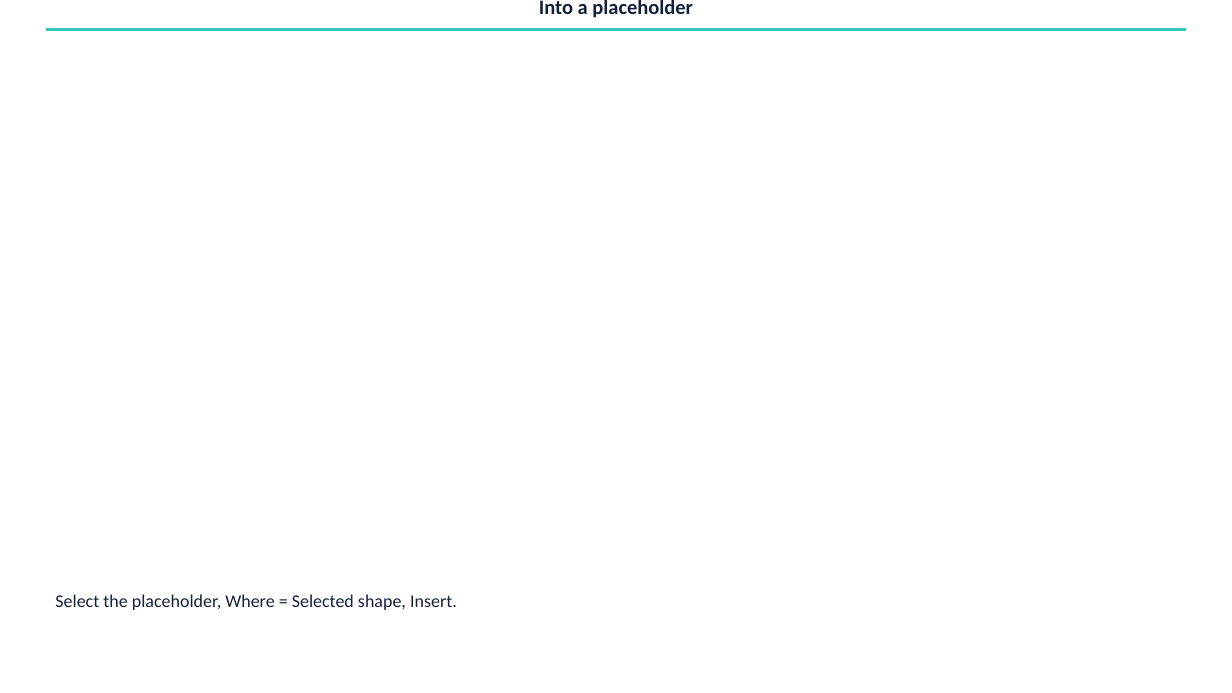
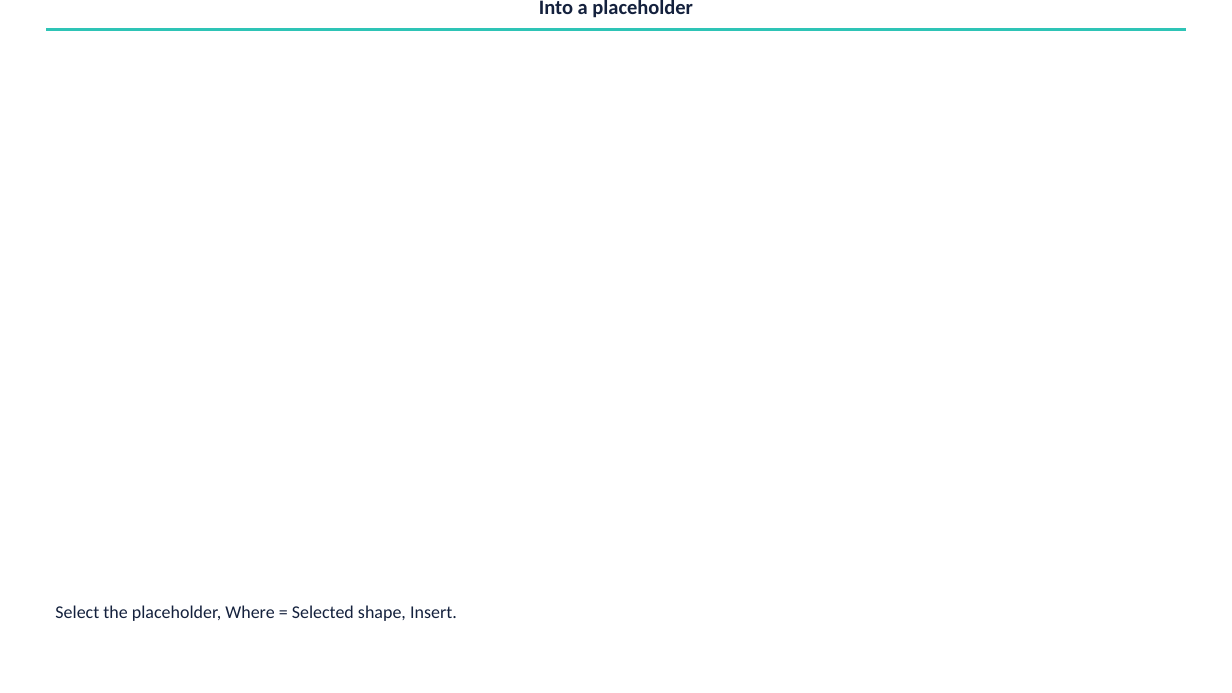
Before and after one commit to bendiksdaniels/plsfix, a slide deck: slide 4 of demo/deck/pls,fix Demo Deck.pptx. Drawn at 1232x693 pixels with LibreOffice and Linux fonts; fonts in the diff are those of the drawing. Boxes give left, top, right and bottom in pixels: in the first picture for what was removed or moved away, otherwise in the second. Text is boxed around its words. In the diff, an @@ line names an element or a change of style, - is before the commit and + after.

```diff
--- a/demo/deck/pls,fix Demo Deck.pptx
+++ b/demo/deck/pls,fix Demo Deck.pptx
@@ text "Select the placeholder, Where = ...": place and size @@
-text "Select the placeholder, Where = ..." at (55,594,457,610)
+text "Select the placeholder, Where = ..." at (55,605,457,621)
```
Also in this commit, not shown: 1 other file.
